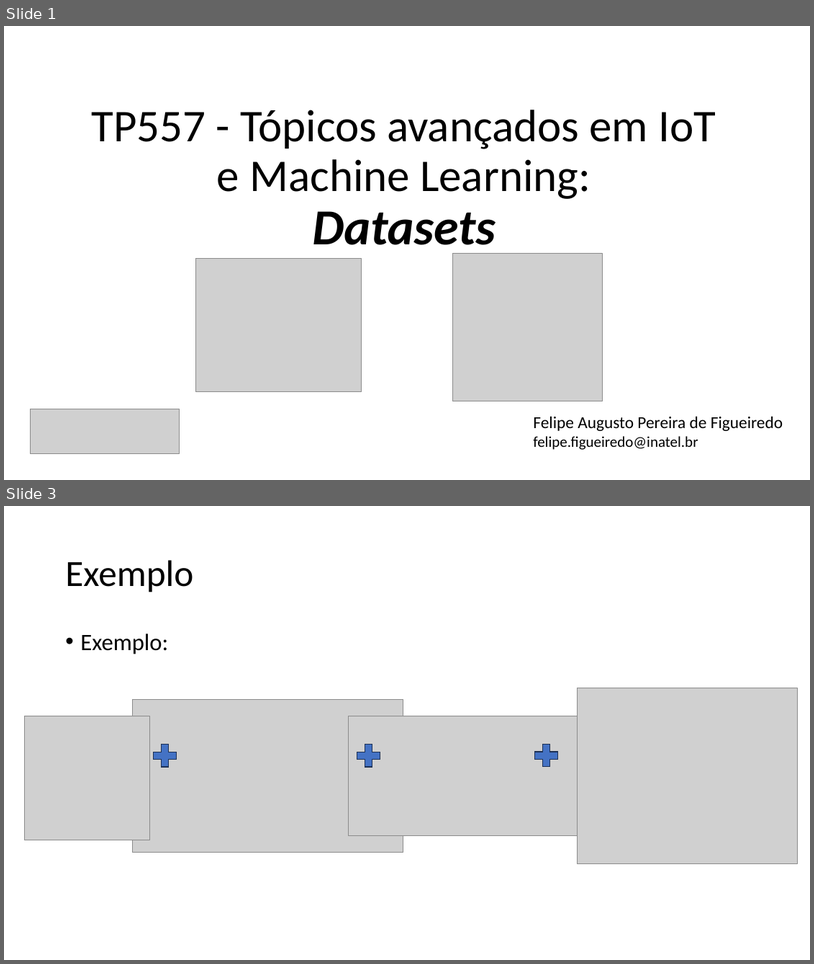
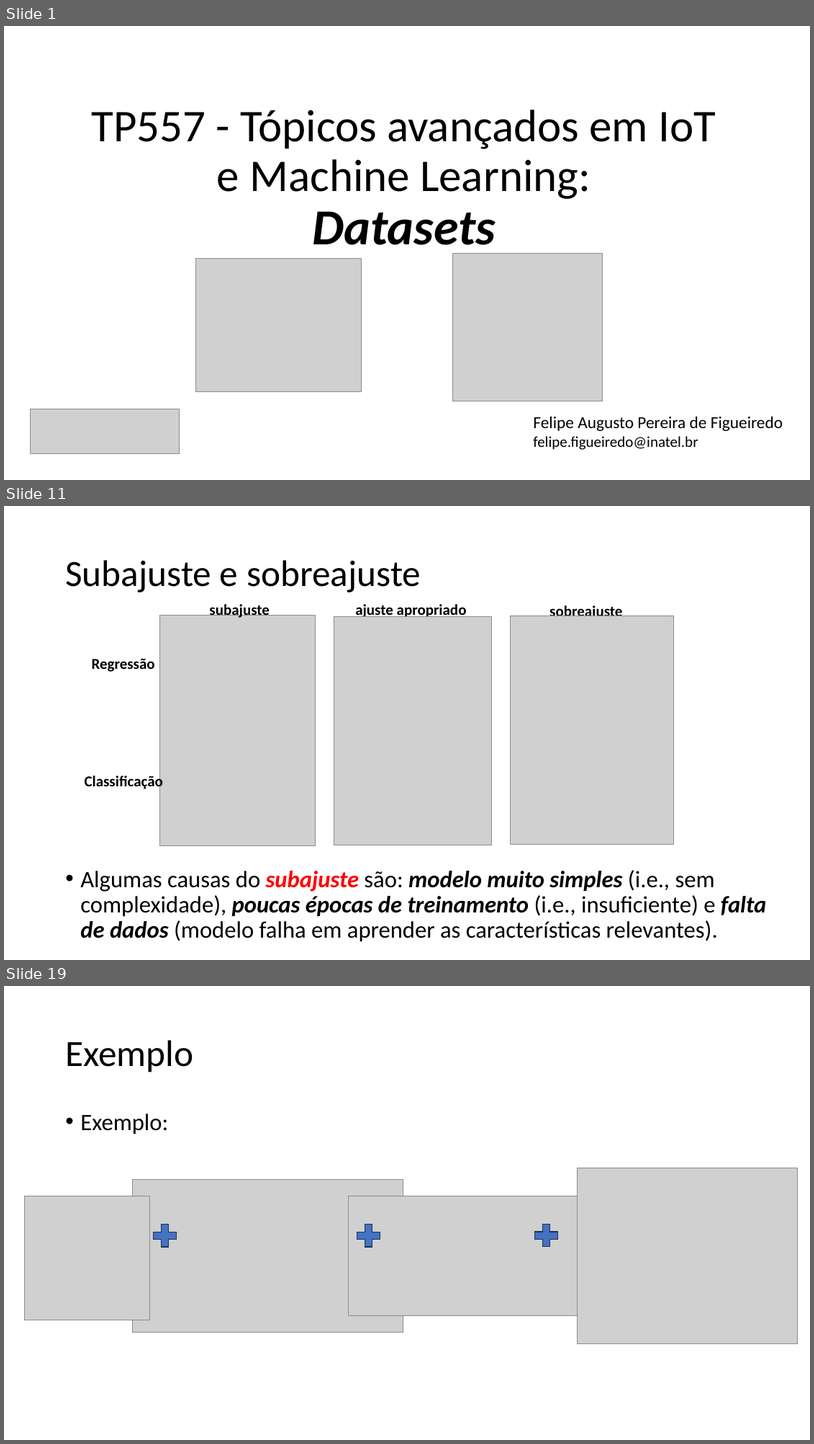
Before and after one commit to zz4fap/tp557-iot-ml, a slide deck: slides/TP557_10_Datasets.pptx. Shown one above the other, each under a label of ours: slides 1 and 3 before the commit, slides 1, 11 and 19 after it; the slides between them are not shown. The pictures are 814x964 and 814x1444 pixels, drawn with LibreOffice and Linux fonts; fonts in the diff are those of the drawing; grey boxes stand for pictures. Boxes give left, top, right and bottom in pixels: in the first picture for what was removed or moved away, otherwise in the second. Text is boxed around its words. In the diff, an @@ line names an element or a change of style, - is before the commit and + after.

```diff
--- a/slides/TP557_10_Datasets.pptx
+++ b/slides/TP557_10_Datasets.pptx
@@ slide 11 added at (4, 506, 810, 960), background #FFFFFF @@
@@ title added at (65, 560, 421, 592), 44 pt, text #000000 @@
+Subajuste e sobreajuste
@@ text added at (209, 602, 270, 618), 18 pt, text #000000, bold @@
+subajuste
@@ text added at (355, 604, 467, 619), 18 pt, text #000000, bold @@
+ajuste apropriado
@@ text added at (550, 604, 622, 616), 18 pt, text #000000, bold @@
+sobreajuste
@@ picture added at (160, 615, 316, 846) @@
@@ picture added at (334, 616, 492, 845) @@
@@ picture added at (511, 615, 674, 844) @@
@@ text added at (92, 658, 155, 672), 18 pt, text #000000, bold @@
+Regressão
@@ text added at (85, 773, 163, 790), 18 pt, text #000000, bold @@
+Classificação
@@ text added at (80, 870, 766, 942), 28 pt, text #000000 @@
+• Algumas causas do subajuste são: modelo muito simples (i.e., sem complexidade), poucas épocas de treinamento (i.e., insuficiente) e falta de dados (modelo falha em aprender as características relevantes).
@@ what was slide 3 is now slide 19 @@
```
Also in this commit, not shown: 1 slide changed, 15 other slides added, 2 other files.
